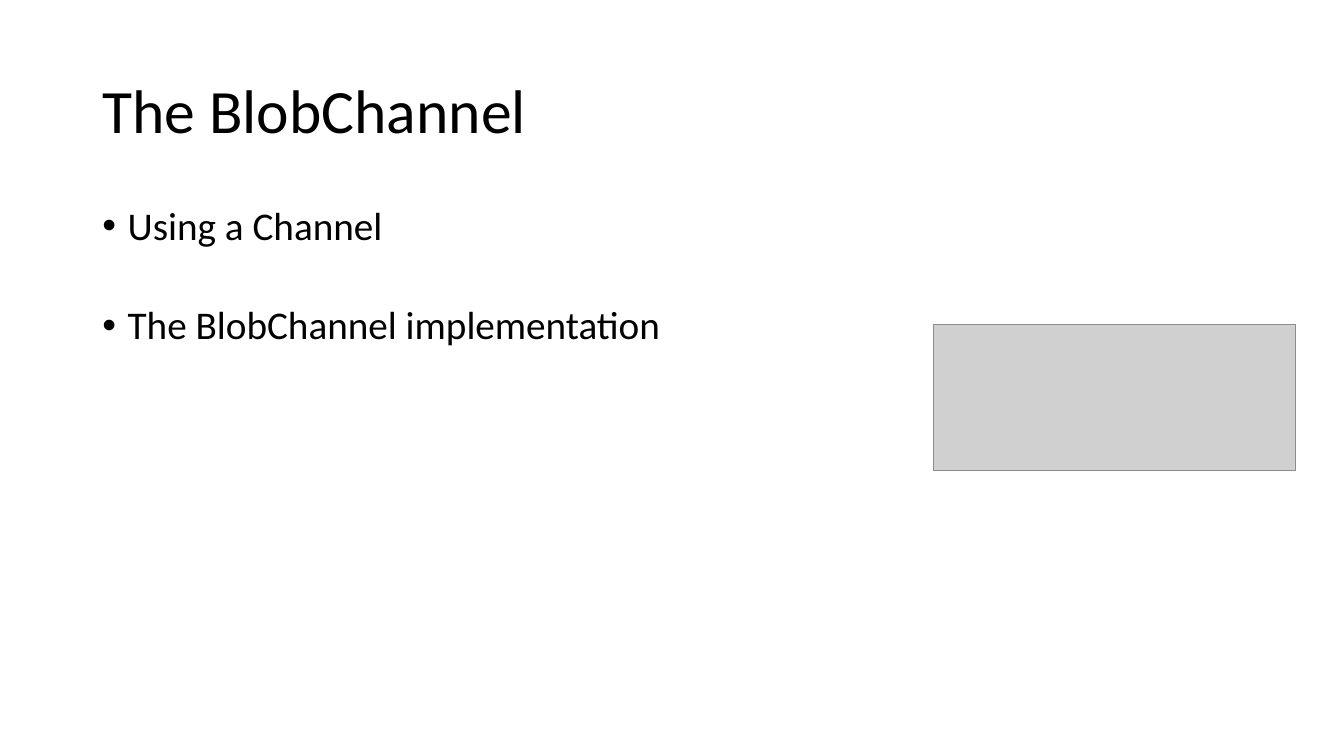
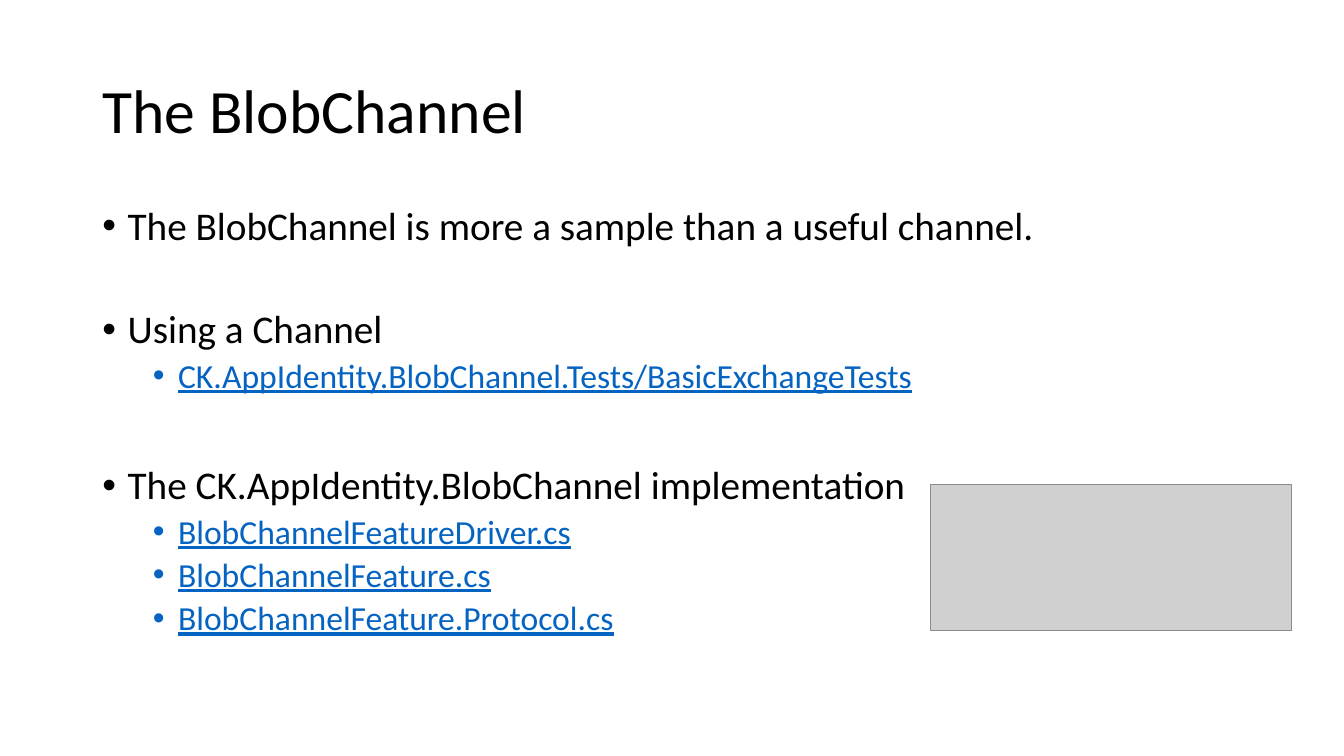
Before and after one commit to signature-opensource/CK-AppIdentity-Transport, a slide deck: slide 33 of Doc/CK-AppIdentity.pptx. Drawn at 1344x756 pixels with LibreOffice and Linux fonts; fonts in the diff are those of the drawing; grey boxes stand for pictures. Boxes give left, top, right and bottom in pixels: in the first picture for what was removed or moved away, otherwise in the second. Text is boxed around its words. In the diff, an @@ line names an element or a change of style, - is before the commit and + after.

Commit message:
Doc up to BlobChannel.

```diff
--- a/Doc/CK-AppIdentity.pptx
+++ b/Doc/CK-AppIdentity.pptx
@@ text at <box>128,212,1033,247</box>: paragraph added @@
+• The BlobChannel is more a sample than a useful channel.
@@ text at <box>128,364,912,636</box>: text changed; size 28 to 24 pt; text colour #000000 to #0563C1 @@
-• The BlobChannel implementation
+  • CK.AppIdentity.BlobChannel.Tests/BasicExchangeTests
+• The CK.AppIdentity.BlobChannel implementation
+  • BlobChannelFeatureDriver.cs
+  • BlobChannelFeature.cs
+  • BlobChannelFeature.Protocol.cs
@@ picture: place and size @@
-picture at <box>935,325,1296,471</box>
+picture at <box>931,484,1292,630</box>
```
